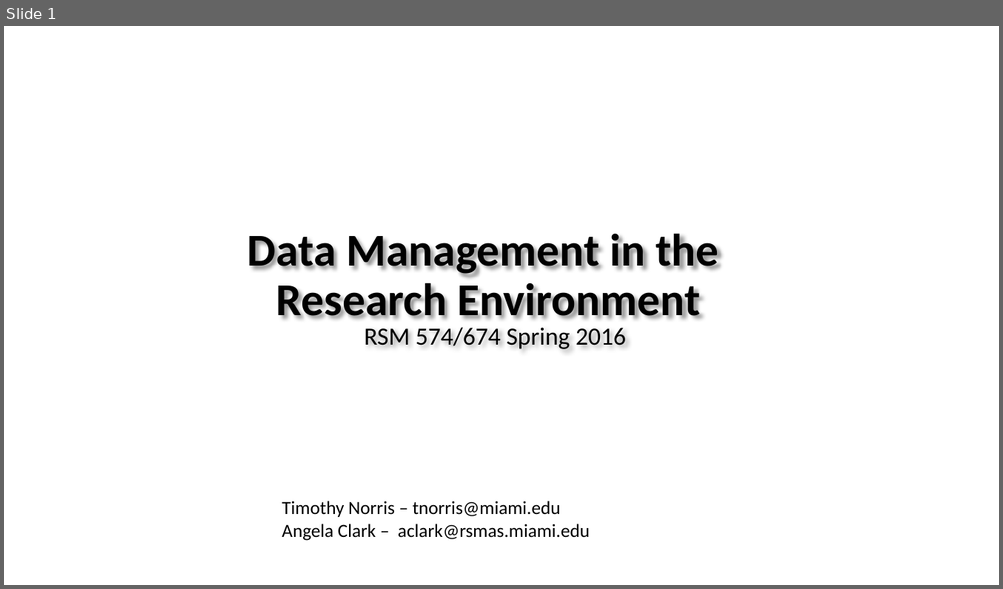
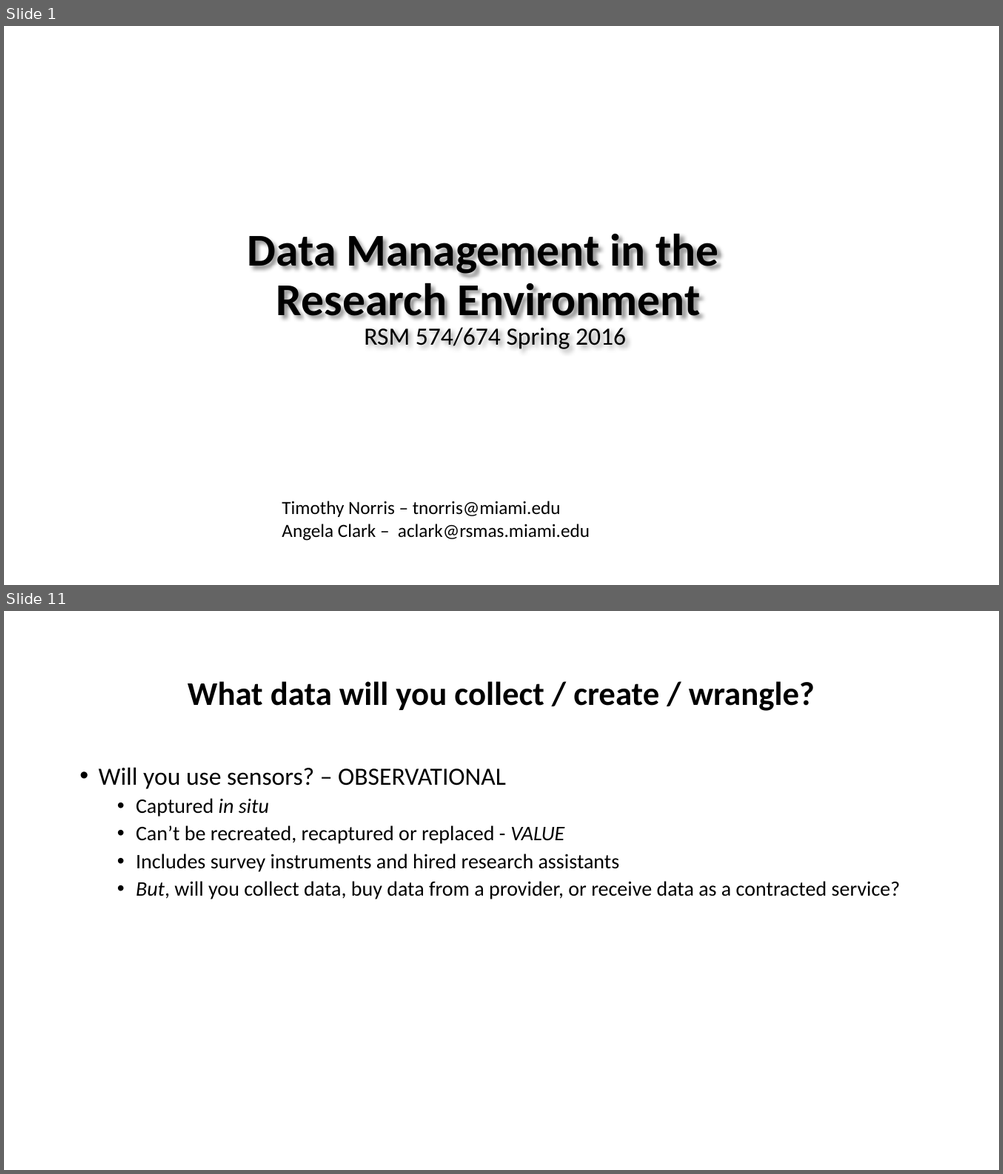
Before and after one commit to tibbben/teaching.data.literacy, a slide deck: UM_DataManagementClass/Lessons/03/03_firstMeeting.pptx. Shown one above the other, each under a label of ours: slide 1 before the commit, slides 1 and 11 after it; the slides between them are not shown. The pictures are 1003x589 and 1003x1174 pixels, drawn with LibreOffice and Linux fonts; fonts in the diff are those of the drawing; background and template pictures are left out. Boxes give left, top, right and bottom in pixels: in the first picture for what was removed or moved away, otherwise in the second. Text is boxed around its words. In the diff, an @@ line names an element or a change of style, - is before the commit and + after.

```diff
--- a/UM_DataManagementClass/Lessons/03/03_firstMeeting.pptx
+++ b/UM_DataManagementClass/Lessons/03/03_firstMeeting.pptx
@@ slide 11 added at <box>4,611,999,1170</box>, background #FFFFFF @@
@@ title added at <box>188,681,814,711</box>, 32 pt, text #000000, bold @@
+What data will you collect / create / wrangle?
@@ text added at <box>99,767,900,900</box>, 20 pt, text #000000 @@
+• Will you use sensors? – OBSERVATIONAL
+  • Captured in situ
+  • Can’t be recreated, recaptured or replaced - VALUE
+  • Includes survey instruments and hired research assistants
+  • But, will you collect data, buy data from a provider, or receive data as a contracted service?
```
Also in this commit, not shown: 19 other slides added, 1 other file.
